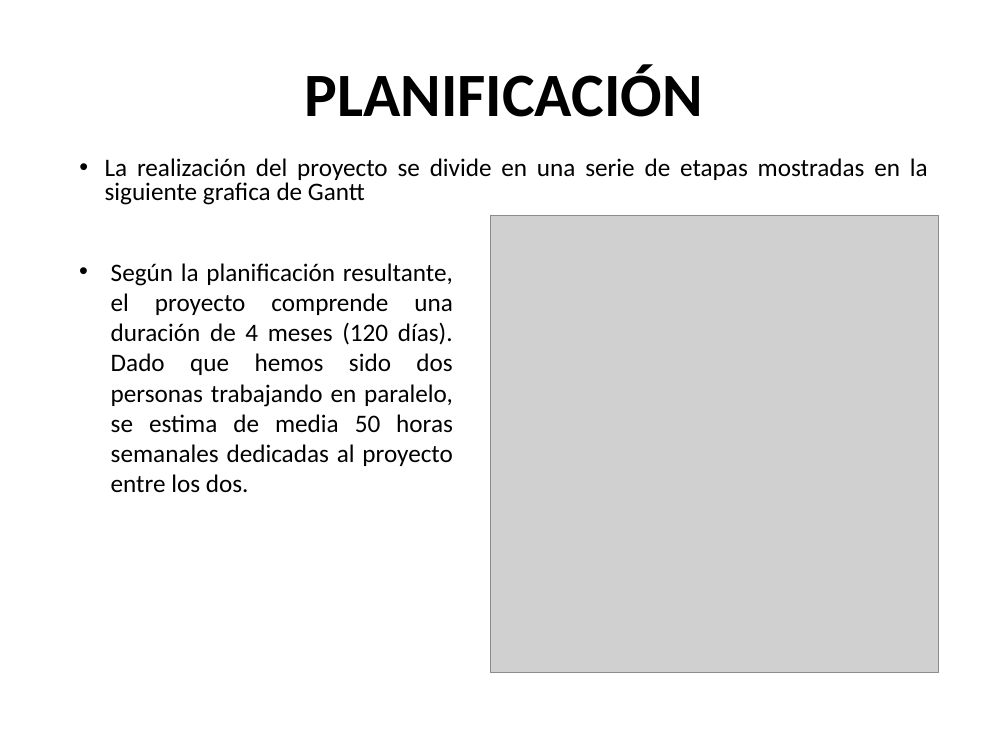
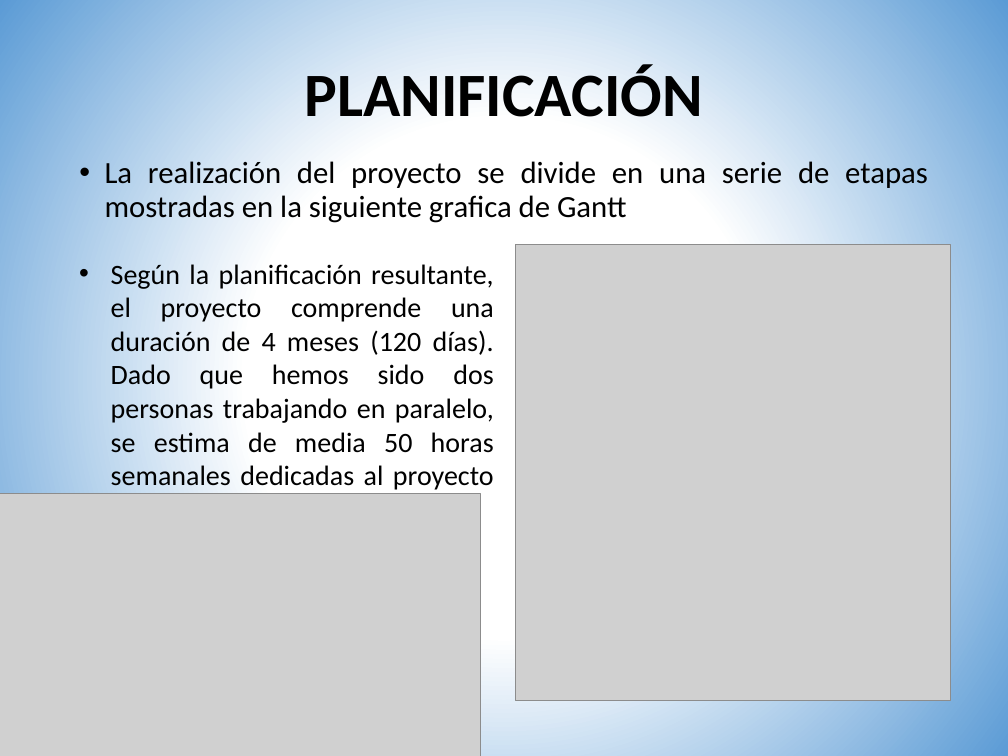
Before and after one commit to neglato/001_Proyecto_centro_buena, a slide deck: slide 12 of BBDD/exposicion.pptx. Drawn at 1008x756 pixels with LibreOffice and Linux fonts; fonts in the diff are those of the drawing; grey boxes stand for pictures. Boxes give left, top, right and bottom in pixels: in the first picture for what was removed or moved away, otherwise in the second. Text is boxed around its words. In the diff, an @@ line names an element or a change of style, - is before the commit and + after.

```diff
--- a/BBDD/exposicion.pptx
+++ b/BBDD/exposicion.pptx
@@ background #FFFFFF to gradient #FFFFFF to #5B9BD5 @@
@@ text "La realización del proyecto se ..." at [105, 161, 928, 223]: size 18 to 22 pt; line spacing 0.8 to 0.9 @@
@@ text "Según la planificación resultante, el ..." at [111, 264, 494, 527]: size 18 to 20 pt @@
@@ picture: place and size @@
-picture at [491, 216, 938, 672]
+picture at [515, 244, 950, 701]
@@ picture added at [0, 493, 481, 756] @@
```
Also in this commit, not shown: 28 other slides changed, 4 slides added, 3 slides removed.
